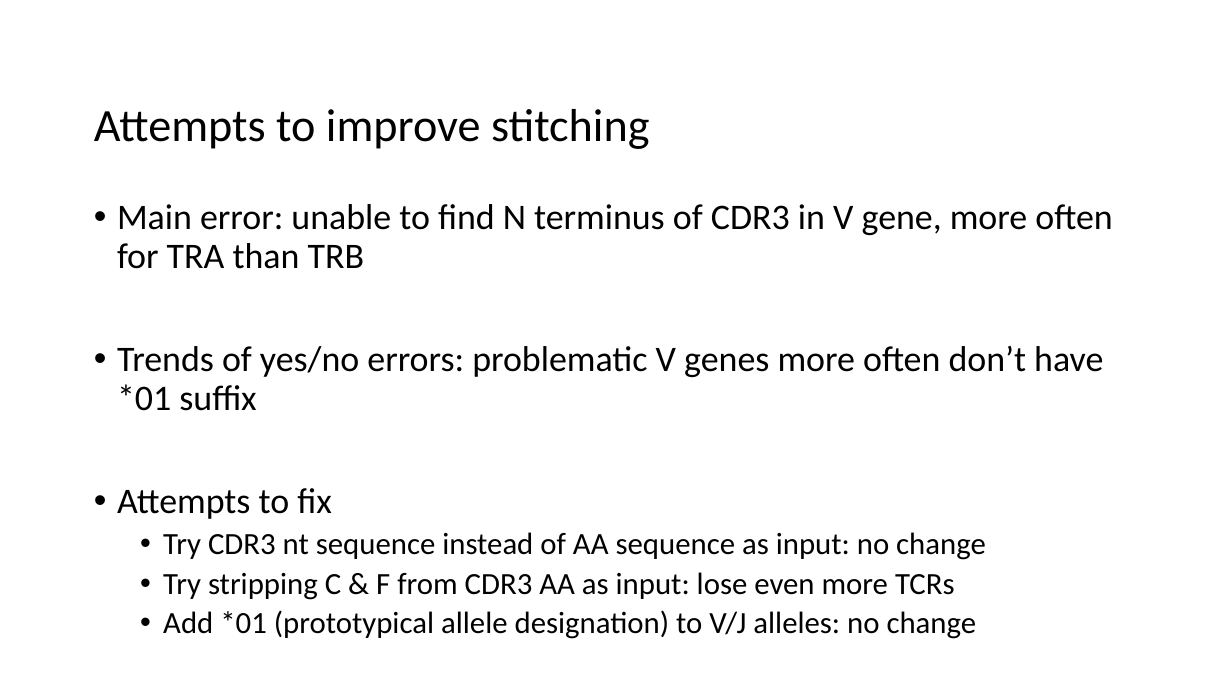
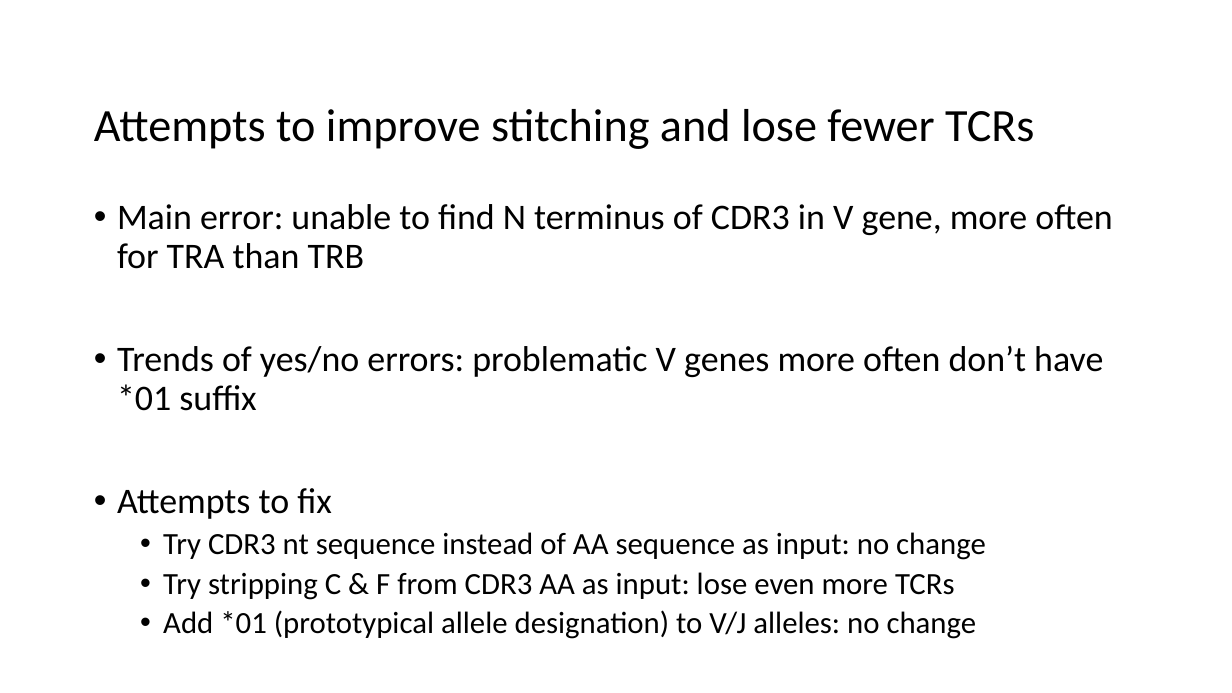
Before and after one commit to tybottorff/bottorffdocs, a slide deck: slide 3 of linsley_postdoc/presentations/weekly_meetings/11_9_23.pptx. Drawn at 1232x693 pixels with LibreOffice and Linux fonts; fonts in the diff are those of the drawing. Boxes give left, top, right and bottom in pixels: in the first picture for what was removed or moved away, otherwise in the second. Text is boxed around its words. In the diff, an @@ line names an element or a change of style, - is before the commit and + after.

```diff
--- a/linsley_postdoc/presentations/weekly_meetings/11_9_23.pptx
+++ b/linsley_postdoc/presentations/weekly_meetings/11_9_23.pptx
@@ title at box(94, 109, 1034, 149): text changed @@
-Attempts to improve stitching
+Attempts to improve stitching and lose fewer TCRs
```
Also in this commit, not shown: 1 other slide changed, 1 slide added.
